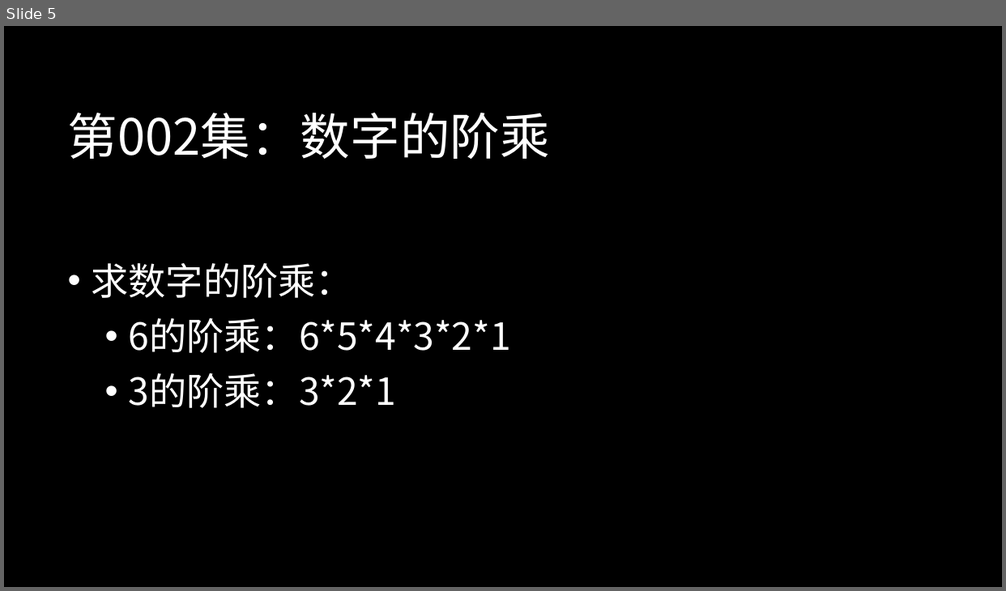
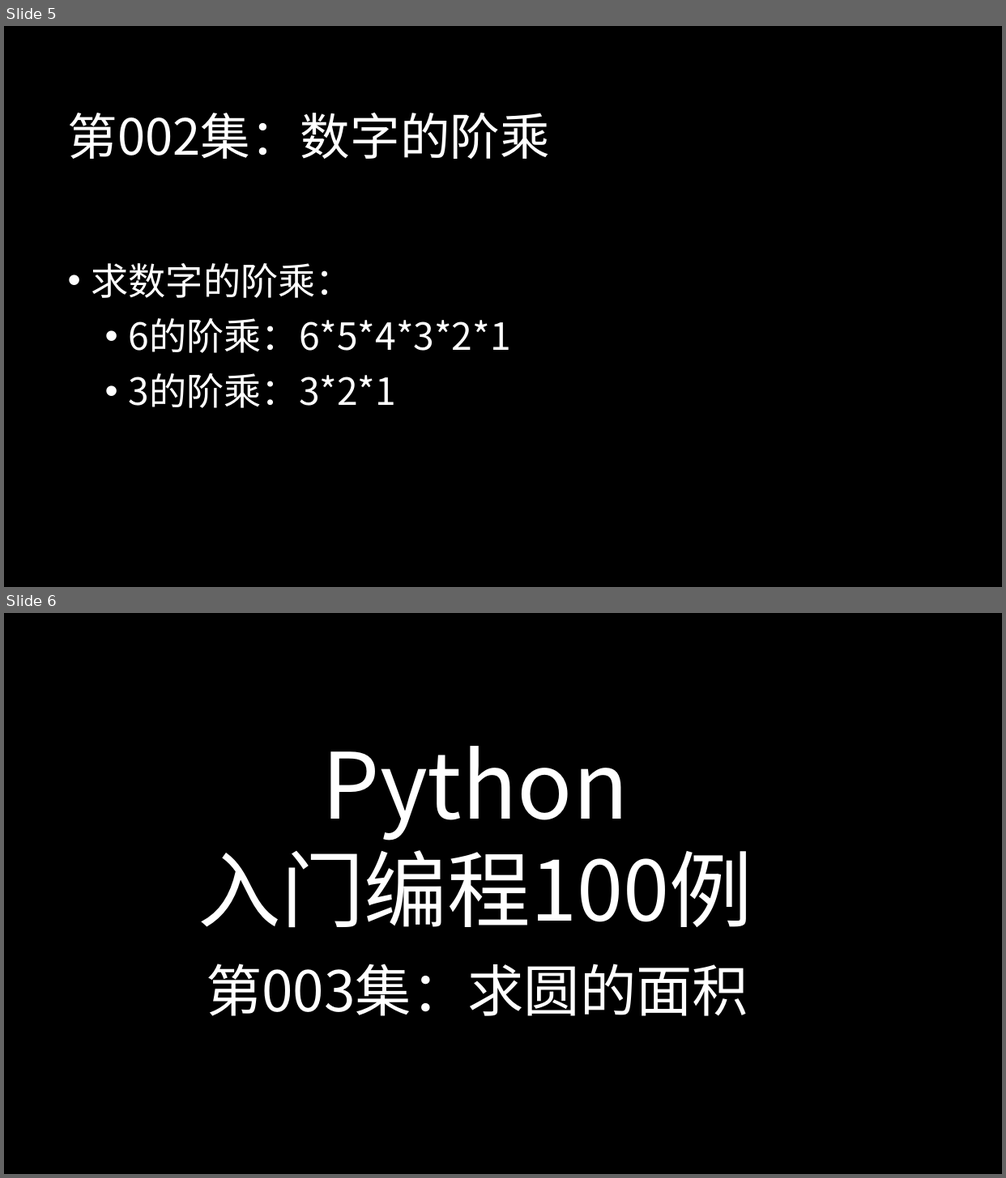
Before and after one commit to peiss/ant-learn-python-100P, a slide deck: docs/Python入门编程100例.pptx. Shown one above the other, each under a label of ours: slide 5 before the commit, slides 5 and 6 after it. The pictures are 1006x591 and 1006x1178 pixels, drawn with LibreOffice and Linux fonts; fonts in the diff are those of the drawing; background and template pictures are left out. Boxes give left, top, right and bottom in pixels: in the first picture for what was removed or moved away, otherwise in the second. Text is boxed around its words. In the diff, an @@ line names an element or a change of style, - is before the commit and + after.

```diff
--- a/docs/Python入门编程100例.pptx
+++ b/docs/Python入门编程100例.pptx
@@ slide 6 added at <box>4,613,1002,1174</box>, background picture (left out) @@
@@ text added at <box>198,746,753,928</box>, 80 pt, text #FFFFFF @@
+Python
+入门编程100例
@@ text added at <box>206,964,748,1016</box>, 54 pt, text #FFFFFF @@
+第003集：求圆的面积
```
Also in this commit, not shown: 1 slide changed, 2 other slides added, 2 other files.
